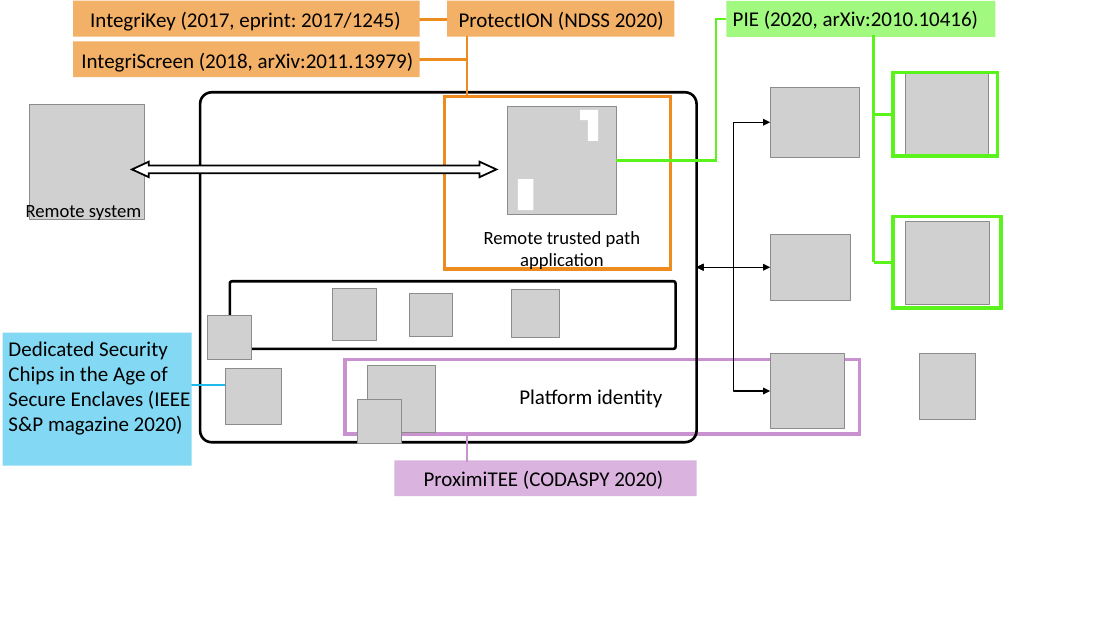
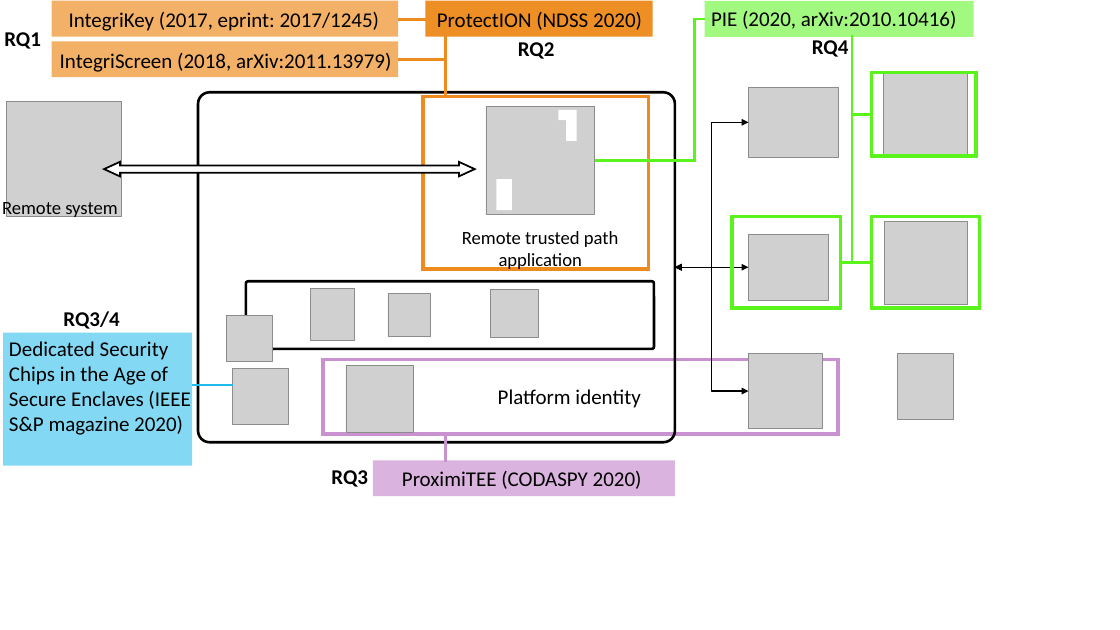
Before and after one commit to aritradhar/PhD-Thesis, a slide deck: slide 1 of chapters/introduction/images/works.pptx (slide 2 before the commit). Drawn at 1120x630 pixels with LibreOffice and Linux fonts; fonts in the diff are those of the drawing; grey boxes stand for pictures. Boxes give left, top, right and bottom in pixels: in the first picture for what was removed or moved away, otherwise in the second. Text is boxed around its words. In the diff, an @@ line names an element or a change of style, - is before the commit and + after.

```diff
--- a/chapters/introduction/images/works.pptx
+++ b/chapters/introduction/images/works.pptx
@@ 11 pictures, 7 texts, 7 rectangles, 7 lines, 5 rounded rectangles, 2 elbow double arrows, 1 elbow line, 1 double arrow: place and size @@
-11 pictures, 7 texts, 7 rectangles, 7 lines, 5 rounded rectangles, 2 elbow double arrows, 1 elbow line, 1 double arrow at [73,1,1002,497]
+11 pictures, 7 texts, 7 rectangles, 7 lines, 5 rounded rectangles, 2 elbow double arrows, 1 elbow line, 1 double arrow at [51,1,980,497]
@@ rounded rectangle at [426,1,654,37]: fill #F3B067 to #EE8F26 @@
@@ text added at [4,32,41,49], 18 pt, text #000000, bold @@
+RQ1
@@ text added at [518,42,555,59], 18 pt, text #000000, bold @@
+RQ2
@@ text added at [812,36,849,57], 18 pt, text #000000, bold @@
+RQ4
@@ picture: place and size @@
-picture at [29,104,145,219]
+picture at [6,101,121,216]
@@ rounded rectangle: place and size @@
-rounded rectangle at [200,92,697,443]
+rounded rectangle at [198,92,676,443]
@@ left right arrow: place and size @@
-left right arrow at [132,162,497,177]
+left right arrow at [104,162,475,176]
@@ text "Remote system": place and size @@
-text "Remote system" at [26,202,141,223]
+text "Remote system" at [2,199,117,220]
@@ rectangle added at [733,217,841,308], outline #5AF41C 3 pt @@
@@ line added from (840, 262) to (860, 262), #5AF41C 2.25 pt @@
@@ rounded rectangle: place and size @@
-rounded rectangle at [230,281,676,350]
+rounded rectangle at [246,281,655,350]
@@ text added at [63,311,119,333], 18 pt, text #000000, bold @@
+RQ3/4
@@ picture removed at [208,315,251,359] @@
@@ picture added at [227,316,272,361] @@
@@ line moved from (139, 385) - (225, 385) to (118, 385) - (233, 385) @@
@@ picture: place and size @@
-picture at [225,369,281,425]
+picture at [233,369,289,425]
@@ picture removed at [357,399,401,443] @@
@@ text added at [331,470,368,487], 18 pt, text #000000, bold @@
+RQ3
```
Also in this commit, not shown: 2 other slides changed, 1 slide removed, 8 other files.
